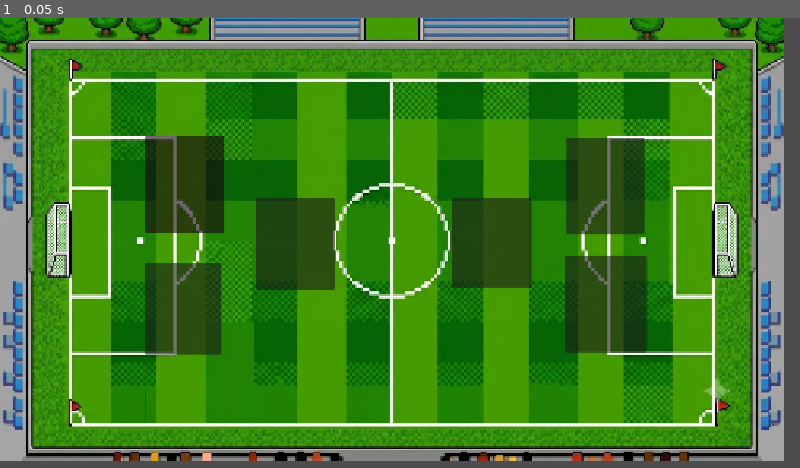
Above: before the commit, frame 1.
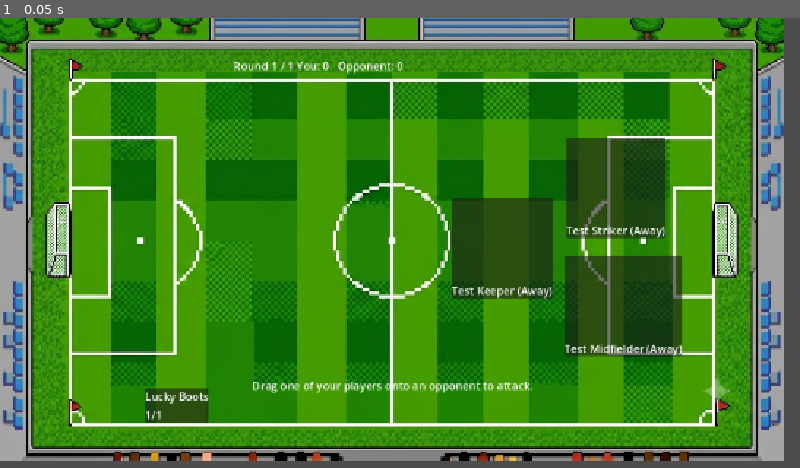
Above: after the commit, the same moment.

Repository: pauleverton/card-collection-test
Game: Godot game, scene res://Match/matchattempt.tscn
Two runs of this game, one before a commit and one after it. Both use one fixed random seed, a clock stepped at 60 frames per second and the inputs below. This scene is started directly instead of the project's main scene.
Inputs:
- Up to frame 1 (0.05 s): no input

The runs differ from the first frame. In frame 1, 10% of the frame differs, in the area x 18-86%, y 9-90%.
Error before the commit: Invalid assignment of property or key 'side' with value of type 'String' on a base object of type 'null instance'. (res://Match/match_attempt.gd:86)

Commit message:
Adding line

Diff:
--- a/Match/card_slot.gd
+++ b/Match/card_slot.gd
@@ -95,6 +95,7 @@
 
 	return {"type": "attack", "attacker_id": card_id}
 
+	drag_started.emit(self)
 
 func _can_drop_data(_at_position: Vector2, data: Variant) -> bool:
 	if not interactive or card_id == "" or typeof(data) != TYPE_DICTIONARY:
@@ -108,6 +109,8 @@
 		return true
 	return false
 
+func _ready() -> void:
+	mouse_exited.connect(_refresh_color)
 
 func _drop_data(_at_position: Vector2, data: Variant) -> void:
 	if data.get("type") == "attack":
@@ -123,3 +126,5 @@
 	# left over from _can_drop_data if the drop happened elsewhere.
 	if what == NOTIFICATION_DRAG_END:
 		_refresh_color()
+
+signal drag_started(from_slot: BattleCardSlot)
--- a/Match/match_attempt.gd
+++ b/Match/match_attempt.gd
@@ -41,11 +41,17 @@
 # Matchup panel. Node names are historical (AttackerColumn/DefenderColumn
 # from an earlier layout) but are now used as fixed HOME (you) / AWAY
 # (opponent) columns — left is always yours, right is always theirs.
-@onready var player_name_label: Label = $VBoxContainer/MatchupPanel/AttackerColumn/AttackerNameLabel
-@onready var player_roll_label: Label = $VBoxContainer/MatchupPanel/AttackerColumn/AttackerRollLabel
-@onready var chance_label: Label = $VBoxContainer/MatchupPanel/VsColumn/ChanceLabel
-@onready var opponent_name_label: Label = $VBoxContainer/MatchupPanel/DefenderColumn/DefenderNameLabel
-@onready var opponent_roll_label: Label = $VBoxContainer/MatchupPanel/DefenderColumn/DefenderRollLabel
+@onready var player_name_label: Label = $MatchupPanel/AttackerColumn/AttackerNameLabel
+@onready var player_roll_label: Label = $MatchupPanel/AttackerColumn/AttackerRollLabel
+@onready var chance_label: Label = $MatchupPanel/VsColumn/ChanceLabel
+@onready var opponent_name_label: Label = $MatchupPanel/DefenderColumn/DefenderNameLabel
+@onready var opponent_roll_label: Label = $MatchupPanel/DefenderColumn/DefenderRollLabel
+
+#Next 3 lines may get deleted
+@onready var attack_line: Line2D = $AttackLine
+@onready var arrow_head: Polygon2D = $ArrowHead
+var _drag_origin_slot: BattleCardSlot = null
+
 
 const ROLL_ANIMATION_STEPS := 10
 const ROLL_ANIMATION_STEP_DELAY := 0.15
@@ -82,6 +88,8 @@
 	for slot in player_slots:
 		slot.side = "player"
 		slot.consumable_dropped.connect(_on_consumable_dropped)
+		slot.drag_started.connect(_on_attack_drag_started)
+
 	for slot in opponent_slots:
 		slot.side = "opponent"
 		slot.attack_dropped.connect(_on_attack_dropped)
@@ -411,3 +419,26 @@
 	result_label.text += "\n\nMATCH OVER — %s (%d-%d)\n+%d coins" % [verdict, player_goals, opponent_goals, coins_awarded]
 	_set_all_interactive(false)
 	_round_active = true  # locks out any stray drags now the match is over
+
+#May get deleted
+
+func _on_attack_drag_started(from_slot: BattleCardSlot) -> void:
+	_drag_origin_slot = from_slot
+	attack_line.visible = true
+	arrow_head.visible = true
+
+func _process(_delta: float) -> void:
+	if _drag_origin_slot == null:
+		return
+	if not get_viewport().gui_is_dragging():
+		# drag ended, however it ended - hide and clear
+		_drag_origin_slot = null
+		attack_line.visible = false
+		arrow_head.visible = false
+		return
+
+	var start: Vector2 = attack_line.to_local(_drag_origin_slot.global_position + _drag_origin_slot.size / 2)
+	var end: Vector2 = attack_line.to_local(get_global_mouse_position())
+	attack_line.points = [start, end]
+	arrow_head.position = end
+	arrow_head.rotation = (end - start).angle()
--- a/Match/matchattempt.tscn
+++ b/Match/matchattempt.tscn
@@ -16,6 +16,14 @@
 [node name="MatchLogic" type="Node" parent="." unique_id=2058562356]
 script = ExtResource("2_yjup1")
 
+[node name="AttackLine" type="Line2D" parent="." unique_id=1605648112]
+visible = false
+width = 4.0
+
+[node name="ArrowHead" type="Polygon2D" parent="." unique_id=313180641]
+visible = false
+polygon = PackedVector2Array(-10, -7, 10, 0, -10, 7)
+
 [node name="TextureRect" type="TextureRect" parent="." unique_id=1522997756]
 layout_mode = 0
 offset_right = 1147.0
@@ -24,62 +32,88 @@
 
 [node name="TopBar" type="HBoxContainer" parent="." unique_id=869050776]
 layout_mode = 0
-offset_right = 40.0
-offset_bottom = 40.0
+offset_left = 342.0
+offset_top = 47.0
+offset_right = 803.0
+offset_bottom = 93.0
 
 [node name="RoundLabel" type="Label" parent="TopBar" unique_id=525387351]
 layout_mode = 2
+horizontal_alignment = 1
 
 [node name="ScoreLabel" type="Label" parent="TopBar" unique_id=1472538011]
 layout_mode = 2
+horizontal_alignment = 1
 
 [node name="ResultLabel" type="Label" parent="." unique_id=1686453698]
 layout_mode = 0
-offset_left = 10.0
-offset_top = 8.0
-offset_right = 11.0
-offset_bottom = 31.0
+offset_left = 290.0
+offset_top = 498.0
+offset_right = 859.0
+offset_bottom = 577.0
+horizontal_alignment = 1
+vertical_alignment = 1
 
 [node name="MatchupPanel" type="HBoxContainer" parent="." unique_id=1652944751]
+layout_mode = 1
+anchors_preset = 10
+anchor_right = 1.0
+offset_left = 398.0
+offset_top = 110.0
+offset_right = 711.0
+offset_bottom = 160.0
+grow_horizontal = 2
+
+[node name="AttackerColumn" type="VBoxContainer" parent="MatchupPanel" unique_id=1928982873]
+layout_mode = 2
+
+[node name="AttackerNameLabel" type="Label" parent="MatchupPanel/AttackerColumn" unique_id=204891180]
+layout_mode = 2
+
+[node name="AttackerRollLabel" type="Label" parent="MatchupPanel/AttackerColumn" unique_id=806200445]
+layout_mode = 2
+
+[node name="VsColumn" type="VBoxContainer" parent="MatchupPanel" unique_id=1438709061]
+layout_mode = 2
+
+[node name="ChanceLabel" type="Label" parent="MatchupPanel/VsColumn" unique_id=472041328]
+layout_mode = 2
+
+[node name="DefenderColumn" type="VBoxContainer" parent="MatchupPanel" unique_id=265037464]
+layout_mode = 2
+
+[node name="DefenderNameLabel" type="Label" parent="MatchupPanel/DefenderColumn" unique_id=220448859]
+layout_mode = 2
+
+[node name="DefenderRollLabel" type="Label" parent="MatchupPanel/DefenderColumn" unique_id=1756942833]
+layout_mode = 2
+
+[node name="PlayerSlot1" type="PanelContainer" parent="." unique_id=1277202383]
+self_modulate = Color(0.8039216, 0.07058824, 0.7294118, 1)
 layout_mode = 0
 offset_left = 212.0
 offset_top = 173.0
 offset_right = 328.0
 offset_bottom = 314.0
-
-[node name="AttackerColumn" type="VBoxContainer" parent="MatchupPanel" unique_id=1928982873]
-layout_mode = 2
-
-[node name="AttackerNameLabel" type="Label" parent="MatchupPanel/AttackerColumn" unique_id=204891180]
-layout_mode = 2
-
-[node name="AttackerRollLabel" type="Label" parent="MatchupPanel/AttackerColumn" unique_id=806200445]
-layout_mode = 2
-
-[node name="VsColumn" type="VBoxContainer" parent="MatchupPanel" unique_id=1438709061]
-layout_mode = 2
-
-[node name="ChanceLabel" type="Label" parent="MatchupPanel/VsColumn" unique_id=472041328]
-layout_mode = 2
-
-[node name="DefenderColumn" type="VBoxContainer" parent="MatchupPanel" unique_id=265037464]
-layout_mode = 2
-
-[node name="DefenderNameLabel" type="Label" parent="MatchupPanel/DefenderColumn" unique_id=220448859]
-layout_mode = 2
-
-[node name="DefenderRollLabel" type="Label" parent="MatchupPanel/DefenderColumn" unique_id=1756942833]
-layout_mode = 2
-
-[node name="PlayerSlot1" type="PanelContainer" parent="." unique_id=1277202383]
-self_modulate = Color(0.8039216, 0.07058824, 0.7294118, 1)
-layout_mode = 0
-offset_left = 212.0
-offset_top = 173.0
-offset_right = 328.0
-offset_bottom = 314.0
-script = ExtResource("2_bg1ev")
-metadata/_custom_type_script = "uid://bfoqewsgcb1a7"
+script = ExtResource("2_bg1ev")
+metadata/_custom_type_script = "uid://bfoqewsgcb1a7"
+
+[node name="Margin" type="MarginContainer" parent="PlayerSlot1" unique_id=171855034]
+layout_mode = 2
+
+[node name="VBox" type="VBoxContainer" parent="PlayerSlot1/Margin" unique_id=467356664]
+layout_mode = 2
+
+[node name="TextureRect" type="TextureRect" parent="PlayerSlot1/Margin/VBox" unique_id=1612474093]
+custom_minimum_size = Vector2(100, 120)
+layout_mode = 2
+expand_mode = 1
+stretch_mode = 5
+
+[node name="NameLabel" type="Label" parent="PlayerSlot1/Margin/VBox" unique_id=1352566152]
+layout_mode = 2
+horizontal_alignment = 1
+vertical_alignment = 1
 
 [node name="PlayerSlot2" type="PanelContainer" parent="." unique_id=220454288]
 layout_mode = 0
@@ -90,6 +124,23 @@
 script = ExtResource("2_bg1ev")
 metadata/_custom_type_script = "uid://bfoqewsgcb1a7"
 
+[node name="Margin" type="MarginContainer" parent="PlayerSlot2" unique_id=1405499378]
+layout_mode = 2
+
+[node name="VBox" type="VBoxContainer" parent="PlayerSlot2/Margin" unique_id=188884393]
+layout_mode = 2
+
+[node name="TextureRect" type="TextureRect" parent="PlayerSlot2/Margin/VBox" unique_id=1142115964]
+custom_minimum_size = Vector2(100, 120)
+layout_mode = 2
+expand_mode = 1
+stretch_mode = 5
+
+[node name="NameLabel" type="Label" parent="PlayerSlot2/Margin/VBox" unique_id=1374868200]
+layout_mode = 2
+horizontal_alignment = 1
+vertical_alignment = 1
+
 [node name="PlayerSlot3" type="PanelContainer" parent="." unique_id=1177279264]
 layout_mode = 0
 offset_left = 375.0
@@ -99,6 +150,23 @@
 script = ExtResource("2_bg1ev")
 metadata/_custom_type_script = "uid://bfoqewsgcb1a7"
 
+[node name="Margin" type="MarginContainer" parent="PlayerSlot3" unique_id=1508030575]
+layout_mode = 2
+
+[node name="VBox" type="VBoxContainer" parent="PlayerSlot3/Margin" unique_id=1180428209]
+layout_mode = 2
+
+[node name="TextureRect" type="TextureRect" parent="PlayerSlot3/Margin/VBox" unique_id=1813535616]
+custom_minimum_size = Vector2(100, 120)
+layout_mode = 2
+expand_mode = 1
+stretch_mode = 5
+
+[node name="NameLabel" type="Label" parent="PlayerSlot3/Margin/VBox" unique_id=300890461]
+layout_mode = 2
+horizontal_alignment = 1
+vertical_alignment = 1
+
 [node name="OpponentSlot1" type="PanelContainer" parent="." unique_id=41675249]
 layout_mode = 0
 offset_left = 829.0
@@ -108,6 +176,23 @@
 script = ExtResource("2_bg1ev")
 metadata/_custom_type_script = "uid://bfoqewsgcb1a7"
 
+[node name="Margin" type="MarginContainer" parent="OpponentSlot1" unique_id=1359732109]
+layout_mode = 2
+
+[node name="VBox" type="VBoxContainer" parent="OpponentSlot1/Margin" unique_id=232475253]
+layout_mode = 2
+
+[node name="TextureRect" type="TextureRect" parent="OpponentSlot1/Margin/VBox" unique_id=1255359206]
+custom_minimum_size = Vector2(100, 120)
+layout_mode = 2
+expand_mode = 1
+stretch_mode = 5
+
+[node name="NameLabel" type="Label" parent="OpponentSlot1/Margin/VBox" unique_id=1331581110]
+layout_mode = 2
+horizontal_alignment = 1
+vertical_alignment = 1
+
 [node name="OpponentSlot2" type="PanelContainer" parent="." unique_id=311591951]
 layout_mode = 0
 offset_left = 826.0
@@ -117,7 +202,24 @@
 script = ExtResource("2_bg1ev")
 metadata/_custom_type_script = "uid://bfoqewsgcb1a7"
 
-[node name="OppontentSlot3" type="PanelContainer" parent="." unique_id=437377758]
+[node name="Margin" type="MarginContainer" parent="OpponentSlot2" unique_id=125385212]
+layout_mode = 2
+
+[node name="VBox" type="VBoxContainer" parent="OpponentSlot2/Margin" unique_id=1814514043]
+layout_mode = 2
+
+[node name="TextureRect" type="TextureRect" parent="OpponentSlot2/Margin/VBox" unique_id=1795671707]
+custom_minimum_size = Vector2(100, 120)
+layout_mode = 2
+expand_mode = 1
+stretch_mode = 5
+
+[node name="NameLabel" type="Label" parent="OpponentSlot2/Margin/VBox" unique_id=594952228]
+layout_mode = 2
+horizontal_alignment = 1
+vertical_alignment = 1
+
+[node name="OpponentSlot3" type="PanelContainer" parent="." unique_id=437377758]
 layout_mode = 0
 offset_left = 661.0
 offset_top = 263.0
@@ -126,6 +228,23 @@
 script = ExtResource("2_bg1ev")
 metadata/_custom_type_script = "uid://bfoqewsgcb1a7"
 
+[node name="Margin" type="MarginContainer" parent="OpponentSlot3" unique_id=1962647979]
+layout_mode = 2
+
+[node name="VBox" type="VBoxContainer" parent="OpponentSlot3/Margin" unique_id=1980321972]
+layout_mode = 2
+
+[node name="TextureRect" type="TextureRect" parent="OpponentSlot3/Margin/VBox" unique_id=1827027789]
+custom_minimum_size = Vector2(100, 120)
+layout_mode = 2
+expand_mode = 1
+stretch_mode = 5
+
+[node name="NameLabel" type="Label" parent="OpponentSlot3/Margin/VBox" unique_id=624083395]
+layout_mode = 2
+horizontal_alignment = 1
+vertical_alignment = 1
+
 [node name="ConsumableRow" type="HBoxContainer" parent="." unique_id=1116703774]
 layout_mode = 0
 offset_left = 212.0
@@ -138,14 +257,14 @@
 script = ExtResource("5_xfwop")
 metadata/_custom_type_script = "uid://cj7tsbo24pwr5"
 
-[node name="MarginContainer" type="MarginContainer" parent="ConsumableRow/ConsumableSlot" unique_id=999613700]
-layout_mode = 2
-
-[node name="Vbox" type="VBoxContainer" parent="ConsumableRow/ConsumableSlot/MarginContainer" unique_id=1010595654]
-layout_mode = 2
-
-[node name="NameLabel" type="Label" parent="ConsumableRow/ConsumableSlot/MarginContainer/Vbox" unique_id=891459674]
-layout_mode = 2
-
-[node name="UsesLabel" type="Label" parent="ConsumableRow/ConsumableSlot/MarginContainer/Vbox" unique_id=1570792838]
-layout_mode = 2
+[node name="Margin" type="MarginContainer" parent="ConsumableRow/ConsumableSlot" unique_id=999613700]
+layout_mode = 2
+
+[node name="VBox" type="VBoxContainer" parent="ConsumableRow/ConsumableSlot/Margin" unique_id=1010595654]
+layout_mode = 2
+
+[node name="NameLabel" type="Label" parent="ConsumableRow/ConsumableSlot/Margin/VBox" unique_id=891459674]
+layout_mode = 2
+
+[node name="UsesLabel" type="Label" parent="ConsumableRow/ConsumableSlot/Margin/VBox" unique_id=1570792838]
+layout_mode = 2
--- a/locker_room.gd
+++ b/locker_room.gd
@@ -74,4 +74,4 @@
 	go_to_match_button.disabled = MatchSquadState.selected.is_empty()
 
 func _on_gotomatch_pressed() -> void:
-	get_tree().change_scene_to_file("res://Match/match.tscn")
+	get_tree().change_scene_to_file("res://Match/matchattempt.tscn")
